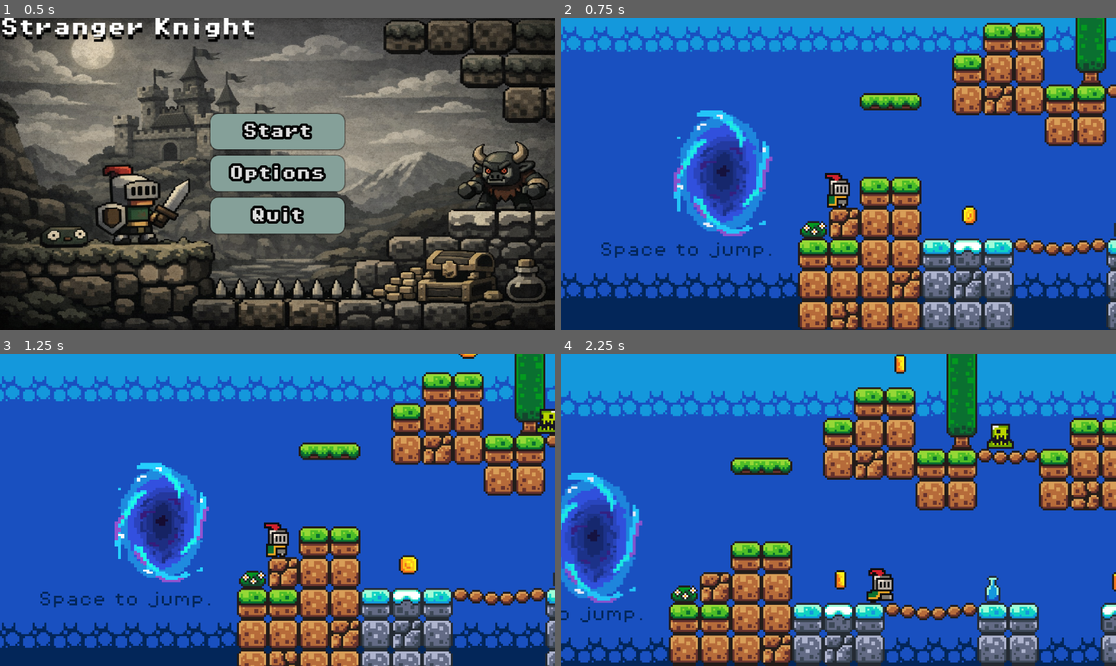
Above: before the commit, frames 1-4 (two rows, left to right).
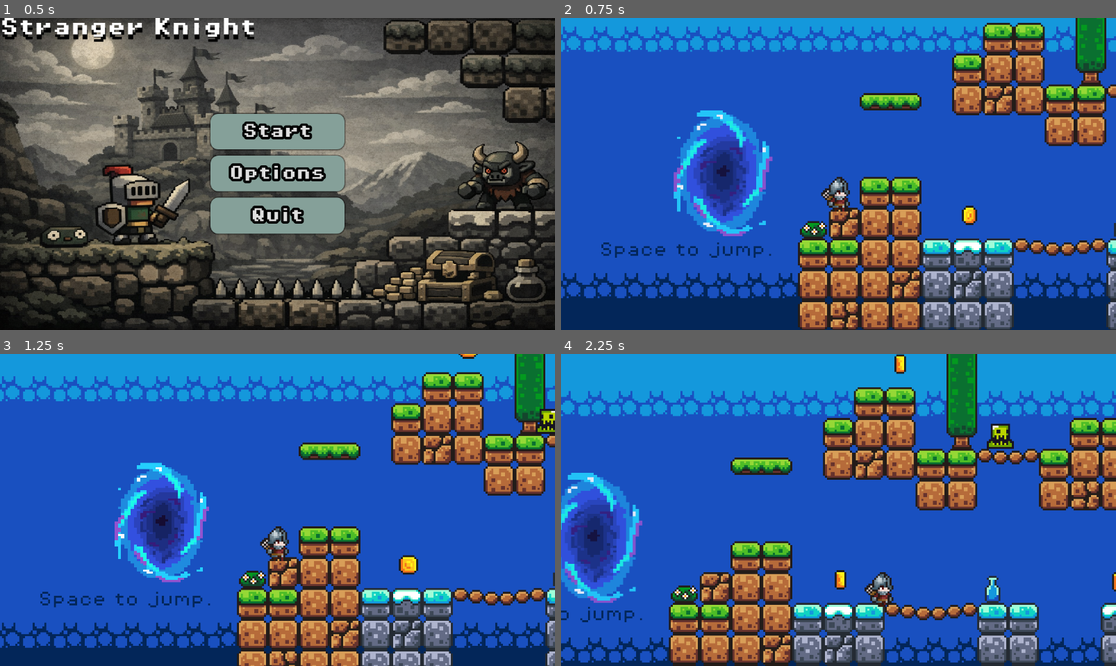
Above: after the commit, the same moments.

Repository: alex-tech-88/first-2d-game
Game: Godot game, scene res://scenes/mian_menu.tscn
The game is run twice, just before and just after one commit, with the same random seed, the same clock (stepped at 60 frames per second) and the same inputs.
Inputs:
- Up to frame 1 (0.5 s): no input
- Up to frame 2 (0.75 s): click "Start" at 0.5 s
- Up to frame 3 (1.25 s): no input
- Up to frame 4 (2.25 s): hold Right (move_right) from 1.28 s (still down); tap Space (jump) at 1.52 s

Frame 1 is identical in both runs. In frame 2, 0.4% of the frame differs, in the area x 46-53%, y 49-63%; in frame 3, 0.4%; in frame 4, 0.5%, in the area x 54-60%, y 68-82%.

Commit message:
Changed main hero sprite

Diff:
--- a/scenes/player.tscn
+++ b/scenes/player.tscn
@@ -1,124 +1,100 @@
 [gd_scene format=3 uid="uid://dqnaqj8yb6hwd"]
 
 [ext_resource type="Script" uid="uid://dhojb01i6t155" path="res://scripts/player.gd" id="1_ofpvf"]
-[ext_resource type="Texture2D" uid="uid://b8cmjj8vq3r8d" path="res://assets/sprites/knight.png" id="1_p3dy5"]
 [ext_resource type="AudioStream" uid="uid://d3ga5iqgco704" path="res://assets/sounds/hurt.wav" id="3_qhqgy"]
+[ext_resource type="Texture2D" uid="uid://bw4xyjym0y5wk" path="res://assets/sprites/Soldier.png" id="3_qlg0r"]
 [ext_resource type="AudioStream" uid="uid://b55xtmvwkoslc" path="res://assets/sounds/jump.wav" id="4_dqkch"]
 
-[sub_resource type="AtlasTexture" id="AtlasTexture_g2els"]
-atlas = ExtResource("1_p3dy5")
-region = Rect2(0, 224, 32, 32)
-
-[sub_resource type="AtlasTexture" id="AtlasTexture_qhqgy"]
-atlas = ExtResource("1_p3dy5")
-region = Rect2(32, 224, 32, 32)
-
 [sub_resource type="AtlasTexture" id="AtlasTexture_dqkch"]
-atlas = ExtResource("1_p3dy5")
-region = Rect2(64, 192, 32, 32)
+atlas = ExtResource("3_qlg0r")
+region = Rect2(0, 600, 100, 100)
 
 [sub_resource type="AtlasTexture" id="AtlasTexture_qlg0r"]
-atlas = ExtResource("1_p3dy5")
-region = Rect2(96, 224, 32, 32)
+atlas = ExtResource("3_qlg0r")
+region = Rect2(100, 500, 100, 100)
 
-[sub_resource type="AtlasTexture" id="AtlasTexture_eq0sc"]
-atlas = ExtResource("1_p3dy5")
-region = Rect2(0, 0, 32, 32)
+[sub_resource type="AtlasTexture" id="AtlasTexture_fjrip"]
+atlas = ExtResource("3_qlg0r")
+region = Rect2(200, 600, 100, 100)
 
-[sub_resource type="AtlasTexture" id="AtlasTexture_euih6"]
-atlas = ExtResource("1_p3dy5")
-region = Rect2(32, 0, 32, 32)
+[sub_resource type="AtlasTexture" id="AtlasTexture_smehm"]
+atlas = ExtResource("3_qlg0r")
+region = Rect2(300, 600, 100, 100)
 
-[sub_resource type="AtlasTexture" id="AtlasTexture_bvckt"]
-atlas = ExtResource("1_p3dy5")
-region = Rect2(64, 0, 32, 32)
+[sub_resource type="AtlasTexture" id="AtlasTexture_ur7pv"]
+atlas = ExtResource("3_qlg0r")
+region = Rect2(0, 0, 100, 100)
 
-[sub_resource type="AtlasTexture" id="AtlasTexture_5qbp8"]
-atlas = ExtResource("1_p3dy5")
-region = Rect2(96, 0, 32, 32)
+[sub_resource type="AtlasTexture" id="AtlasTexture_y4r1p"]
+atlas = ExtResource("3_qlg0r")
+region = Rect2(100, 0, 100, 100)
 
-[sub_resource type="AtlasTexture" id="AtlasTexture_m4p6y"]
-atlas = ExtResource("1_p3dy5")
-region = Rect2(64, 160, 32, 32)
+[sub_resource type="AtlasTexture" id="AtlasTexture_d2wvv"]
+atlas = ExtResource("3_qlg0r")
+region = Rect2(200, 0, 100, 100)
 
-[sub_resource type="AtlasTexture" id="AtlasTexture_sbdhl"]
-atlas = ExtResource("1_p3dy5")
-region = Rect2(0, 64, 32, 32)
+[sub_resource type="AtlasTexture" id="AtlasTexture_3v2ag"]
+atlas = ExtResource("3_qlg0r")
+region = Rect2(300, 0, 100, 100)
 
-[sub_resource type="AtlasTexture" id="AtlasTexture_cixn3"]
-atlas = ExtResource("1_p3dy5")
-region = Rect2(32, 64, 32, 32)
+[sub_resource type="AtlasTexture" id="AtlasTexture_jej6c"]
+atlas = ExtResource("3_qlg0r")
+region = Rect2(400, 0, 100, 100)
 
-[sub_resource type="AtlasTexture" id="AtlasTexture_wlmx5"]
-atlas = ExtResource("1_p3dy5")
-region = Rect2(64, 64, 32, 32)
+[sub_resource type="AtlasTexture" id="AtlasTexture_f1ej7"]
+atlas = ExtResource("3_qlg0r")
+region = Rect2(500, 0, 100, 100)
 
-[sub_resource type="AtlasTexture" id="AtlasTexture_2mug6"]
-atlas = ExtResource("1_p3dy5")
-region = Rect2(96, 64, 32, 32)
+[sub_resource type="AtlasTexture" id="AtlasTexture_tuyoq"]
+atlas = ExtResource("3_qlg0r")
+region = Rect2(300, 100, 100, 100)
 
-[sub_resource type="AtlasTexture" id="AtlasTexture_7fabi"]
-atlas = ExtResource("1_p3dy5")
-region = Rect2(128, 64, 32, 32)
+[sub_resource type="AtlasTexture" id="AtlasTexture_oprun"]
+atlas = ExtResource("3_qlg0r")
+region = Rect2(0, 100, 100, 100)
 
-[sub_resource type="AtlasTexture" id="AtlasTexture_8kjed"]
-atlas = ExtResource("1_p3dy5")
-region = Rect2(160, 64, 32, 32)
+[sub_resource type="AtlasTexture" id="AtlasTexture_a8ls1"]
+atlas = ExtResource("3_qlg0r")
+region = Rect2(100, 100, 100, 100)
 
-[sub_resource type="AtlasTexture" id="AtlasTexture_36jc6"]
-atlas = ExtResource("1_p3dy5")
-region = Rect2(192, 64, 32, 32)
+[sub_resource type="AtlasTexture" id="AtlasTexture_qfm1y"]
+atlas = ExtResource("3_qlg0r")
+region = Rect2(200, 100, 100, 100)
 
-[sub_resource type="AtlasTexture" id="AtlasTexture_xdrox"]
-atlas = ExtResource("1_p3dy5")
-region = Rect2(224, 64, 32, 32)
+[sub_resource type="AtlasTexture" id="AtlasTexture_fulsm"]
+atlas = ExtResource("3_qlg0r")
+region = Rect2(300, 100, 100, 100)
 
-[sub_resource type="AtlasTexture" id="AtlasTexture_c7dpx"]
-atlas = ExtResource("1_p3dy5")
-region = Rect2(0, 96, 32, 32)
+[sub_resource type="AtlasTexture" id="AtlasTexture_4r5pv"]
+atlas = ExtResource("3_qlg0r")
+region = Rect2(400, 100, 100, 100)
 
-[sub_resource type="AtlasTexture" id="AtlasTexture_pyrft"]
-atlas = ExtResource("1_p3dy5")
-region = Rect2(32, 96, 32, 32)
+[sub_resource type="AtlasTexture" id="AtlasTexture_60mlk"]
+atlas = ExtResource("3_qlg0r")
+region = Rect2(500, 100, 100, 100)
 
-[sub_resource type="AtlasTexture" id="AtlasTexture_dkv65"]
-atlas = ExtResource("1_p3dy5")
-region = Rect2(64, 96, 32, 32)
+[sub_resource type="AtlasTexture" id="AtlasTexture_i4ail"]
+atlas = ExtResource("3_qlg0r")
+region = Rect2(600, 100, 100, 100)
 
-[sub_resource type="AtlasTexture" id="AtlasTexture_312ld"]
-atlas = ExtResource("1_p3dy5")
-region = Rect2(96, 96, 32, 32)
-
-[sub_resource type="AtlasTexture" id="AtlasTexture_08i1f"]
-atlas = ExtResource("1_p3dy5")
-region = Rect2(128, 96, 32, 32)
-
-[sub_resource type="AtlasTexture" id="AtlasTexture_ajbxf"]
-atlas = ExtResource("1_p3dy5")
-region = Rect2(160, 96, 32, 32)
-
-[sub_resource type="AtlasTexture" id="AtlasTexture_ducdv"]
-atlas = ExtResource("1_p3dy5")
-region = Rect2(192, 96, 32, 32)
-
-[sub_resource type="AtlasTexture" id="AtlasTexture_wq37r"]
-atlas = ExtResource("1_p3dy5")
-region = Rect2(224, 96, 32, 32)
+[sub_resource type="AtlasTexture" id="AtlasTexture_a38lo"]
+atlas = ExtResource("3_qlg0r")
+region = Rect2(700, 100, 100, 100)
 
 [sub_resource type="SpriteFrames" id="SpriteFrames_81gkq"]
 animations = [{
 "frames": [{
 "duration": 1.0,
-"texture": SubResource("AtlasTexture_g2els")
-}, {
-"duration": 1.5,
-"texture": SubResource("AtlasTexture_qhqgy")
-}, {
-"duration": 1.5,
 "texture": SubResource("AtlasTexture_dqkch")
 }, {
 "duration": 1.0,
 "texture": SubResource("AtlasTexture_qlg0r")
+}, {
+"duration": 1.0,
+"texture": SubResource("AtlasTexture_fjrip")
+}, {
+"duration": 1.0,
+"texture": SubResource("AtlasTexture_smehm")
 }],
 "loop": false,
 "name": &"death_hit",
@@ -126,16 +102,22 @@
 }, {
 "frames": [{
 "duration": 1.0,
-"texture": SubResource("AtlasTexture_eq0sc")
+"texture": SubResource("AtlasTexture_ur7pv")
 }, {
 "duration": 1.0,
-"texture": SubResource("AtlasTexture_euih6")
+"texture": SubResource("AtlasTexture_y4r1p")
 }, {
 "duration": 1.0,
-"texture": SubResource("AtlasTexture_bvckt")
+"texture": SubResource("AtlasTexture_d2wvv")
 }, {
 "duration": 1.0,
-"texture": SubResource("AtlasTexture_5qbp8")
+"texture": SubResource("AtlasTexture_3v2ag")
+}, {
+"duration": 1.0,
+"texture": SubResource("AtlasTexture_jej6c")
+}, {
+"duration": 1.0,
+"texture": SubResource("AtlasTexture_f1ej7")
 }],
 "loop": true,
 "name": &"idle",
@@ -143,7 +125,7 @@
 }, {
 "frames": [{
 "duration": 1.0,
-"texture": SubResource("AtlasTexture_m4p6y")
+"texture": SubResource("AtlasTexture_tuyoq")
 }],
 "loop": true,
 "name": &"jump",
@@ -151,52 +133,28 @@
 }, {
 "frames": [{
 "duration": 1.0,
-"texture": SubResource("AtlasTexture_sbdhl")
+"texture": SubResource("AtlasTexture_oprun")
 }, {
 "duration": 1.0,
-"texture": SubResource("AtlasTexture_cixn3")
+"texture": SubResource("AtlasTexture_a8ls1")
 }, {
 "duration": 1.0,
-"texture": SubResource("AtlasTexture_wlmx5")
+"texture": SubResource("AtlasTexture_qfm1y")
 }, {
 "duration": 1.0,
-"texture": SubResource("AtlasTexture_2mug6")
+"texture": SubResource("AtlasTexture_fulsm")
 }, {
 "duration": 1.0,
-"texture": SubResource("AtlasTexture_7fabi")
+"texture": SubResource("AtlasTexture_4r5pv")
 }, {
 "duration": 1.0,
-"texture": SubResource("AtlasTexture_8kjed")
+"texture": SubResource("AtlasTexture_60mlk")
 }, {
 "duration": 1.0,
-"texture": SubResource("AtlasTexture_36jc6")
+"texture": SubResource("AtlasTexture_i4ail")
 }, {
 "duration": 1.0,
-"texture": SubResource("AtlasTexture_xdrox")
-}, {
-"duration": 1.0,
-"texture": SubResource("AtlasTexture_c7dpx")
-}, {
-"duration": 1.0,
-"texture": SubResource("AtlasTexture_pyrft")
-}, {
-"duration": 1.0,
-"texture": SubResource("AtlasTexture_dkv65")
-}, {
-"duration": 1.0,
-"texture": SubResource("AtlasTexture_312ld")
-}, {
-"duration": 1.0,
-"texture": SubResource("AtlasTexture_08i1f")
-}, {
-"duration": 1.0,
-"texture": SubResource("AtlasTexture_ajbxf")
-}, {
-"duration": 1.0,
-"texture": SubResource("AtlasTexture_ducdv")
-}, {
-"duration": 1.0,
-"texture": SubResource("AtlasTexture_wq37r")
+"texture": SubResource("AtlasTexture_a38lo")
 }],
 "loop": true,
 "name": &"run",
@@ -212,7 +170,7 @@
 script = ExtResource("1_ofpvf")
 
 [node name="AnimatedSprite2D" type="AnimatedSprite2D" parent="." unique_id=1540349082]
-position = Vector2(0, -12)
+position = Vector2(0, -5)
 sprite_frames = SubResource("SpriteFrames_81gkq")
 animation = &"death_hit"
 autoplay = "idle"
Binary file added: assets/sprites/Orc.png
Not shown, added: assets/sprites/Orc.png.import
Binary file added: assets/sprites/Soldier.png
Not shown, added: assets/sprites/Soldier.png.import
